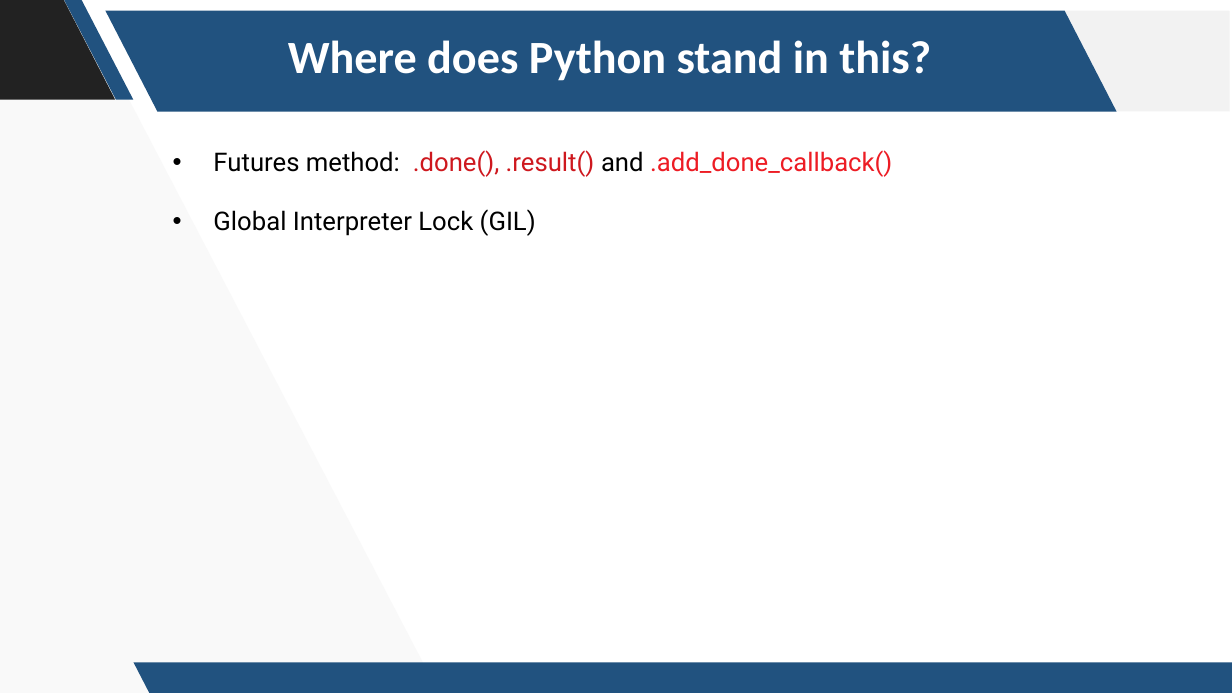
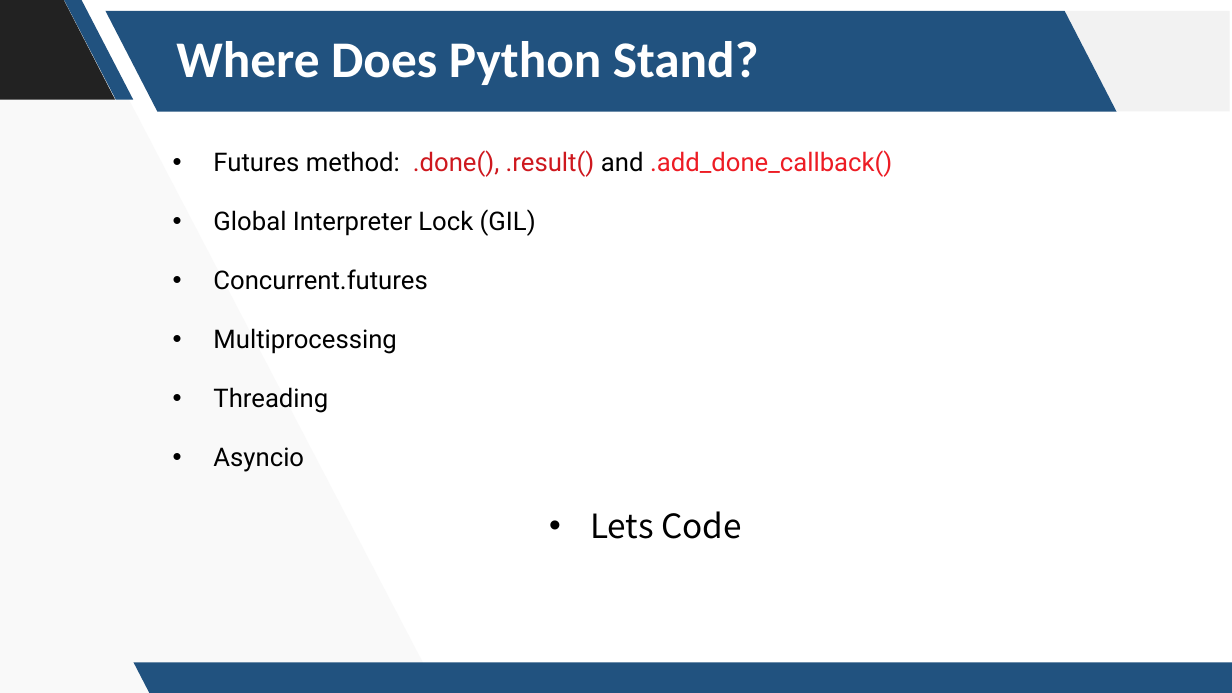
Before and after one commit to MeNsaaH/python-parallelism-concurrency-talk, a slide deck: slide 6 of Presentation.pptx. Drawn at 1232x693 pixels with LibreOffice and Linux fonts; fonts in the diff are those of the drawing; background and template pictures are left out. Boxes give left, top, right and bottom in pixels: in the first picture for what was removed or moved away, otherwise in the second. Text is boxed around its words. In the diff, an @@ line names an element or a change of style, - is before the commit and + after.

Commit message:
Updating Presentation file

```diff
--- a/Presentation.pptx
+++ b/Presentation.pptx
@@ text "Where Does Python Stand?" at (x1=176, y1=41, x2=759, y2=85): vertical alignment middle to top @@
@@ text at (x1=176, y1=41, x2=759, y2=85): text changed; size 36 to 40 pt @@
-Where does Python stand in this?
+Where Does Python Stand?
@@ text at (x1=213, y1=269, x2=742, y2=539): paragraphs added @@
+• Concurrent.futures
+• Multiprocessing
+• Threading
+• Asyncio
+• Lets Code
```
Also in this commit, not shown: 1 slide added.
